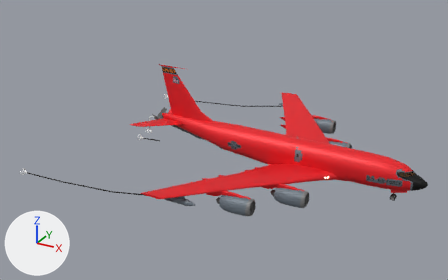
One commit to the glTF model t9.glb: the scene before it, then after it.
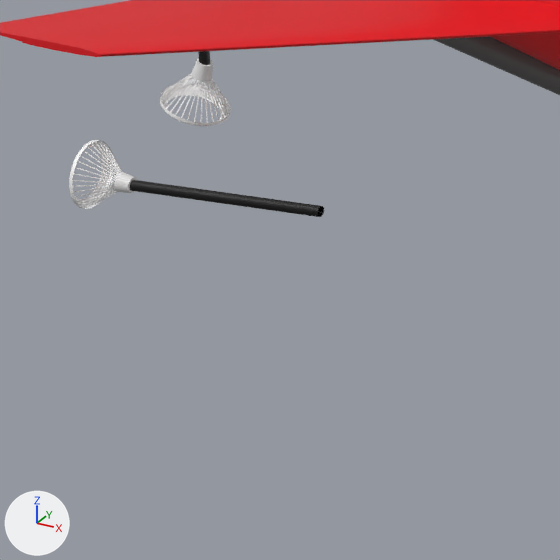
There are two pictures of each version: one whole from a 50 mm camera at (29.3, -72.4, 35.6) aimed at (-9.6, -1.7, 0.3), one close up on the part from 29% to 41% of the width and 43% to 61% of the height. The lights are fixed; the arrows at lower left show +X, +Y and +Z. Where no turn or scale is listed for an object, it has been applied to the vertices.

The scene before the commit, as lines of its bpy script (objects in view):
```python
ob_air_brake = bpy.data.objects.new('air_brake', me_cube_023)
ob_air_brake.location = (0.0, 0.0, 0.56)
ob_立方体_003 = bpy.data.objects.new('立方体.003', me_立方体_008)
ob_立方体_003.location = (-23.2, -0.01, 0.54)
ob_立方体_003.rotation_euler = (0.0, 0.285, 0.0)  # degrees (0, 16, 0)
ob_立方体_003.scale = (-0.0134, -0.0134, -0.25)
ob_立方体_005 = bpy.data.objects.new('立方体.005', me_立方体_009)
ob_立方体_005.location = (-23.2, -0.01, -3.29)
ob_立方体_005.rotation_euler = (0.0, 1.594, 0.0)  # degrees (0, 91, 0)
ob_立方体_005.scale = (-0.0134, -0.0134, -0.25)
```
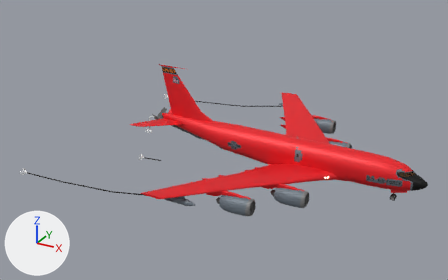
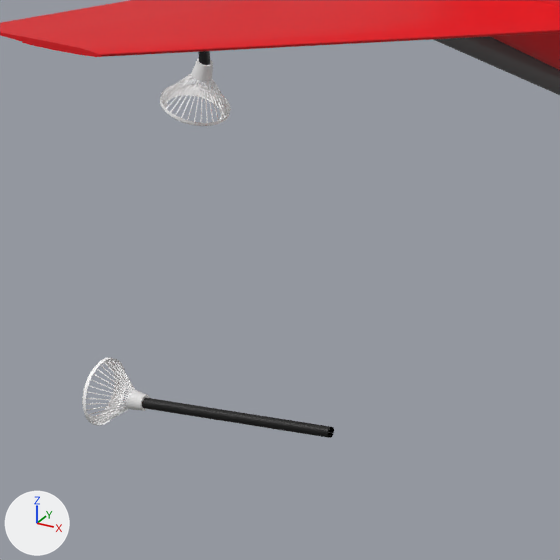
The change, as a list of edits to the scene's bpy script:
```text
Change ob_立方体_005:
    ob_立方体_005.location: (-23.2, -0.01, -3.29) -> (-23.2, -0.01, -6.67)
```

Pixel boxes (x1, y1, x2, y2) of what changed, in the close-ups (560 x 560 px):
'立方体.005', moved
    before: (69, 140, 324, 217)
    after: (82, 358, 334, 438)
